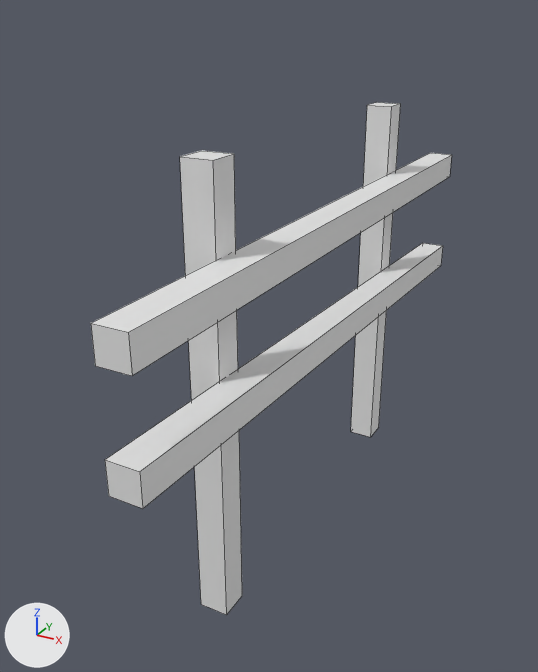
Renders of the OBJ model Assets/3D Props/Static Props/Fences - Objects/SingleFence_Object.obj from each side of a commit.
Both versions are drawn from a camera (50 mm lens) standing at (5.1, -10.72, 8.46) and looking at (-0.48, -0.57, 3.39). The axes (+X, +Y, +Z) are drawn at lower left. The lights are the same throughout. Mesh edges are drawn as thin lines. Where no turn or scale is listed for an object, it has been applied to the vertices.

Names of what the first picture shows: 'Cerca_Unica'.
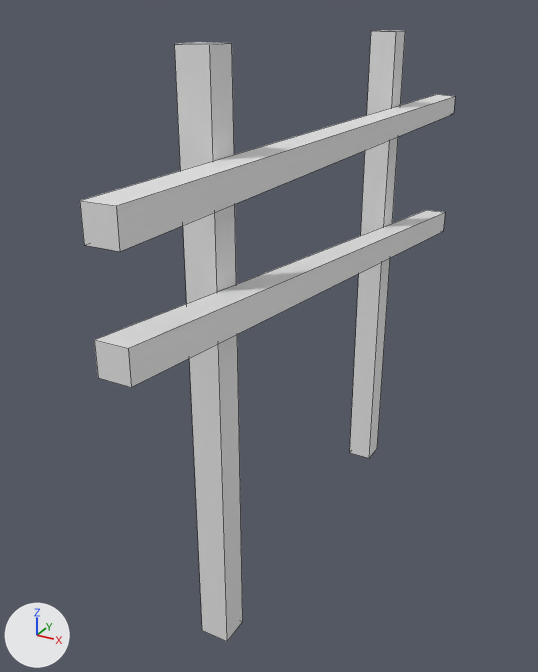
Commit message: Ajustado altura das cercas

What changed in the scene script:
```text
Change me_cerca_unica:
    where me_cerca_unica.from_pydata(...)  # 32 vertices, 22 faces; spans x -0.24..0.69, y -5.54..5.47, z -0.17..6.83
    used by ob_cerca_unica; location = (0.0, 0.0, 0.0)
    me_cerca_unica part 1: the loose piece of 8 vertices spanning x -0.24..0.24, y -3.24..-2.77, z -0.17..6.83 is scaled about its middle by (1, 1, 1.26), then moved by (0.0, 0.0, 0.36)
    me_cerca_unica part 2: the loose piece of 8 vertices spanning x -0.24..0.24, y 2.77..3.24, z -0.17..6.83 is scaled about its middle by (1, 1, 1.26), then moved by (0.0, 0.0, 0.36)
    me_cerca_unica part 3
    me_cerca_unica.vertices[16].co: (0.22, -5.54, 5.58) -> (0.24, -5.54, 6.82)  # pixel (90, 323) -> pixel (79, 200)
    me_cerca_unica.vertices[17].co: (0.22, 5.47, 5.58) -> (0.26, 5.47, 6.8)  # pixel (430, 152) -> pixel (437, 94)
    me_cerca_unica.vertices[18].co: (0.22, -5.54, 5.1) -> (0.24, -5.54, 6.39)  # pixel (95, 365) -> pixel (84, 245)
    me_cerca_unica.vertices[19].co: (0.22, 5.47, 5.1) -> (0.26, 5.47, 6.41)
    me_cerca_unica.vertices[20].co: (0.69, -5.54, 5.58) -> (0.67, -5.54, 6.82)  # pixel (128, 332) -> pixel (116, 205)
    me_cerca_unica.vertices[21].co: (0.69, 5.47, 5.58) -> (0.65, 5.47, 6.78)  # pixel (451, 154) -> pixel (455, 96)
    me_cerca_unica.vertices[22].co: (0.69, -5.54, 5.1) -> (0.67, -5.54, 6.39)  # pixel (132, 375) -> pixel (119, 251)
    me_cerca_unica.vertices[23].co: (0.69, 5.47, 5.1) -> (0.65, 5.47, 6.43)  # pixel (449, 176) -> pixel (453, 113)
    me_cerca_unica.vertices[24].co: (0.22, -5.54, 3.97) -> (0.24, -5.54, 5.4)  # pixel (104, 459) -> pixel (94, 339)
    me_cerca_unica.vertices[25].co: (0.22, 5.47, 3.54) -> (0.24, 5.47, 4.31)  # pixel (422, 242) -> pixel (426, 210)
    me_cerca_unica.vertices[26].co: (0.22, -5.54, 3.5) -> (0.24, -5.54, 4.97)  # pixel (108, 495) -> pixel (98, 377)
    me_cerca_unica.vertices[27].co: (0.22, 5.47, 3.07) -> (0.24, 5.47, 3.88)
    me_cerca_unica.vertices[28].co: (0.69, -5.54, 3.97) -> (0.67, -5.54, 5.4)  # pixel (139, 471) -> pixel (128, 348)
    me_cerca_unica.vertices[29].co: (0.69, 5.47, 3.54) -> (0.67, 5.47, 4.31)  # pixel (442, 245) -> pixel (445, 212)
    me_cerca_unica.vertices[30].co: (0.69, -5.54, 3.5) -> (0.67, -5.54, 4.97)  # pixel (142, 508) -> pixel (131, 387)
    me_cerca_unica.vertices[31].co: (0.69, 5.47, 3.07) -> (0.67, 5.47, 3.88)  # pixel (440, 265) -> pixel (443, 231)
```

Changed parts and their boxes (x1, y1, x2, y2) in the pictures (538 x 672 px; the box of a moved part takes in the faces that stretch with it):
'Cerca_Unica', reshaped (19% taller): before (91, 102, 452, 615); after (80, 30, 455, 641)
part 1 of me_cerca_unica, moved or reshaped: before (180, 150, 242, 615); after (175, 42, 243, 641)
part 2 of me_cerca_unica, moved or reshaped: before (351, 102, 400, 437); after (350, 30, 405, 458)
part 3 of me_cerca_unica, moved or reshaped: before (91, 153, 452, 508); after (80, 94, 455, 387)
